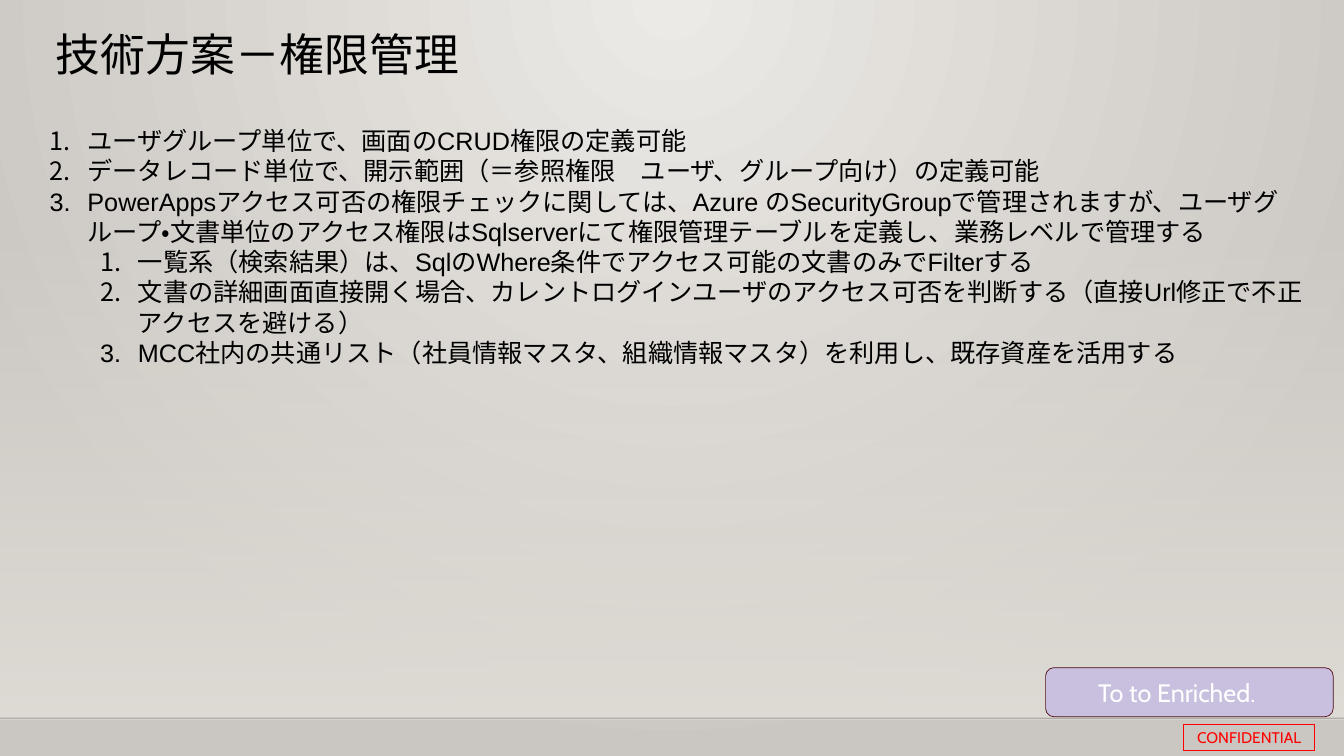
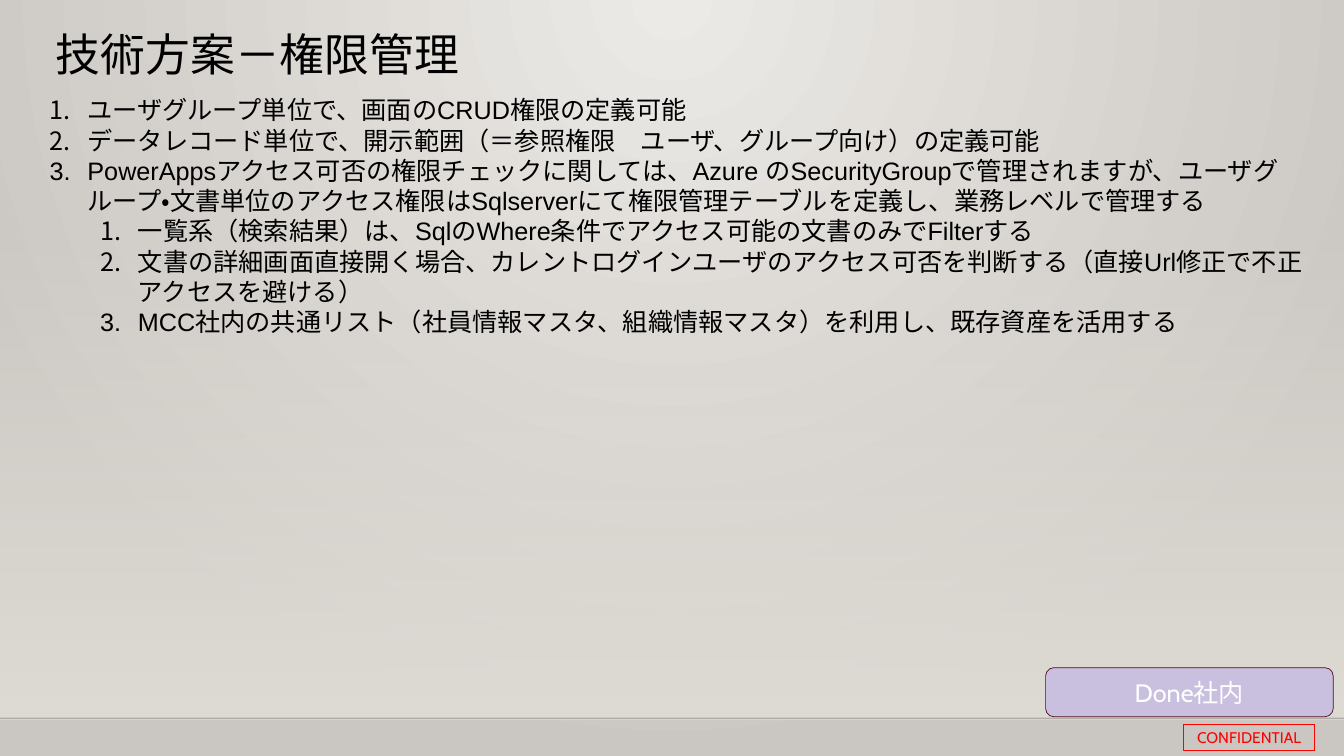
Before and after one commit to 0494938/Notes--CMS-Online, a slide deck: slide 14 of Notesアプリ刷新プロジェクト提案見積もり.pptx. Drawn at 1344x756 pixels with LibreOffice and Linux fonts; fonts in the diff are those of the drawing; background and template pictures are left out. Boxes give left, top, right and bottom in pixels: in the first picture for what was removed or moved away, otherwise in the second. Text is boxed around its words. In the diff, an @@ line names an element or a change of style, - is before the commit and + after.

```diff
--- a/Notesアプリ刷新プロジェクト提案見積もり.pptx
+++ b/Notesアプリ刷新プロジェクト提案見積もり.pptx
@@ text "ユーザグループ単位で、画面のCRUD権限の定義可能": place and size @@
-text "ユーザグループ単位で、画面のCRUD権限の定義可能" at [87, 129, 1302, 365]
+text "ユーザグループ単位で、画面のCRUD権限の定義可能" at [87, 98, 1302, 334]
@@ text in rounded rectangle at [1135, 681, 1244, 704]: text changed @@
-To to Enriched.
+Done社内
```
Also in this commit, not shown: 14 other slides changed, 7 slides added, 2 slides removed, 2 other files.
